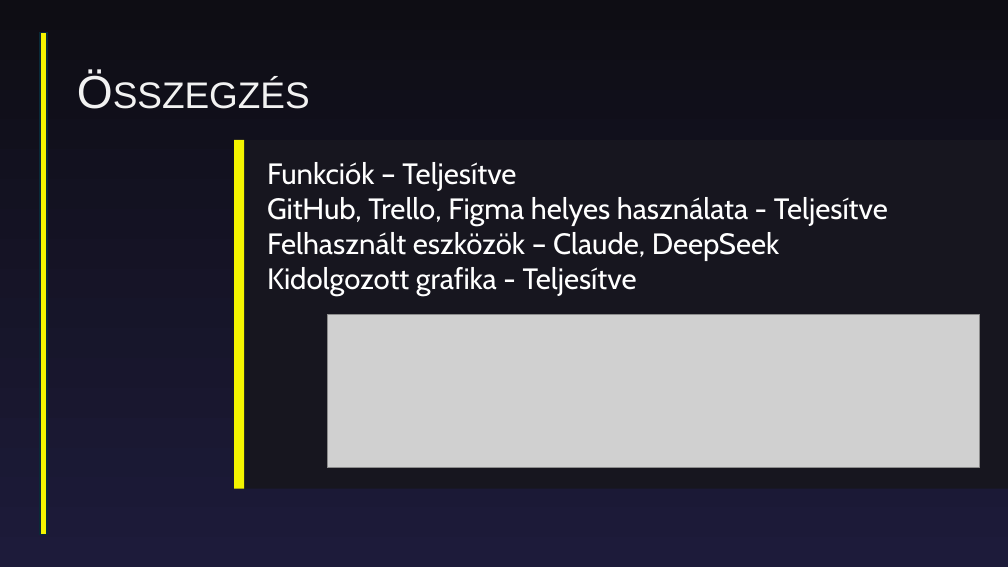
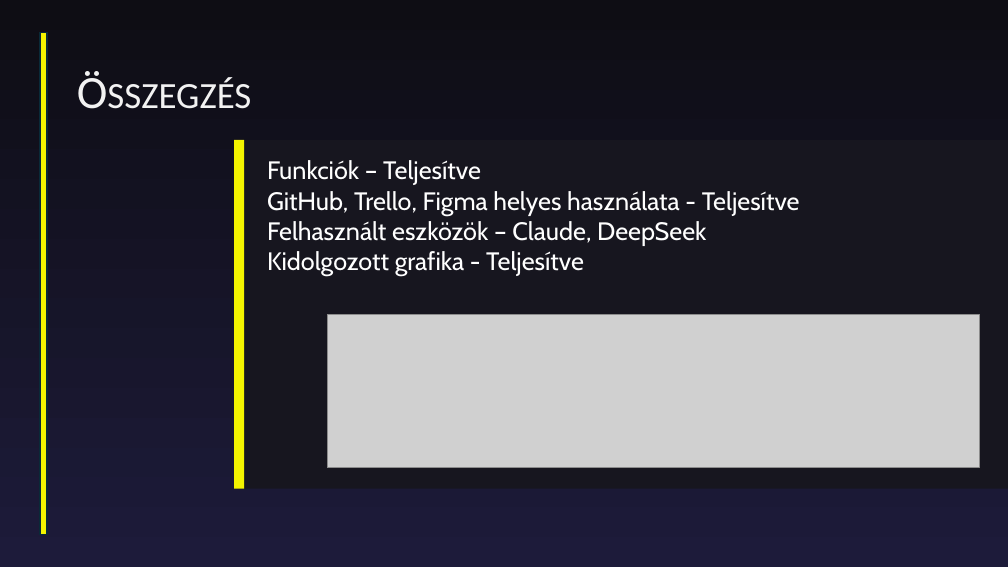
Before and after one commit to KoppanyBalazs/e-sport, a slide deck: slide 10 of egyeb/E-Sport csapat adminisztrációs felület.pptx. Drawn at 1008x567 pixels with LibreOffice and Linux fonts; fonts in the diff are those of the drawing; grey boxes stand for pictures. Boxes give left, top, right and bottom in pixels: in the first picture for what was removed or moved away, otherwise in the second. Text is boxed around its words. In the diff, an @@ line names an element or a change of style, - is before the commit and + after.

```diff
--- a/egyeb/E-Sport csapat adminisztrációs felület.pptx
+++ b/egyeb/E-Sport csapat adminisztrációs felület.pptx
@@ title "Összegzés" at box(70, 39, 939, 149): font Arial to Calibri @@
@@ rectangle "Funkciók – Teljesítve" at box(237, 140, 1008, 489): size 28 to 24 pt @@
```
Also in this commit, not shown: 10 other slides changed, 1 other file.
